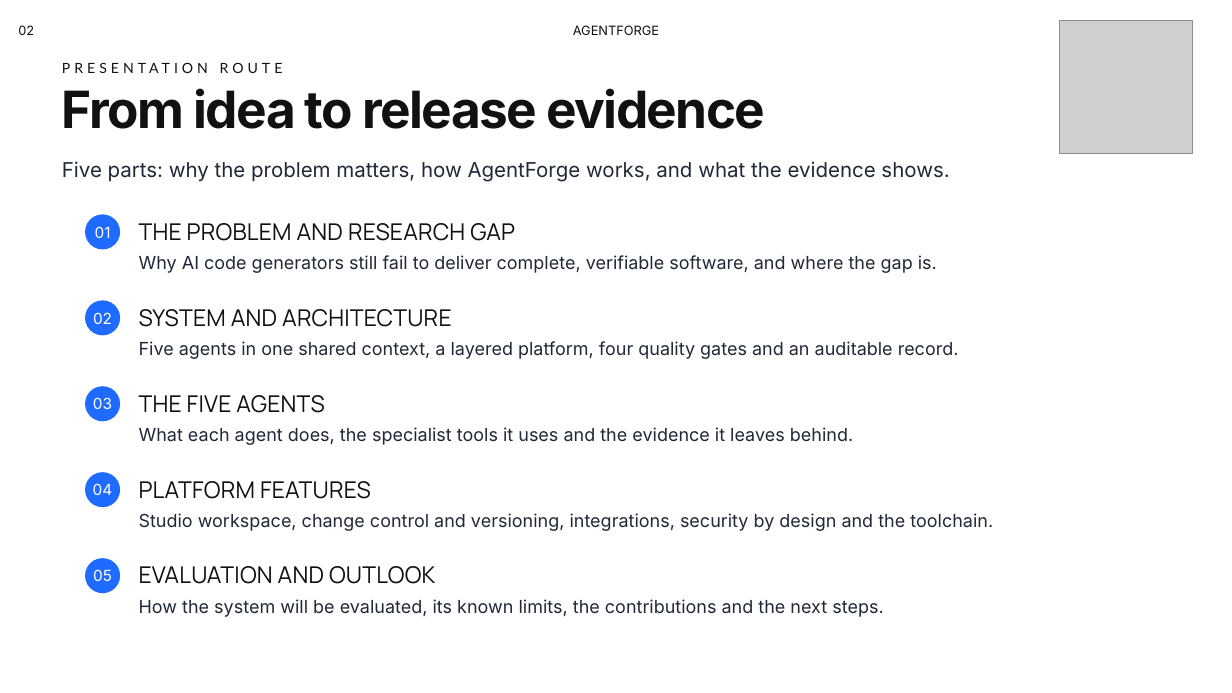
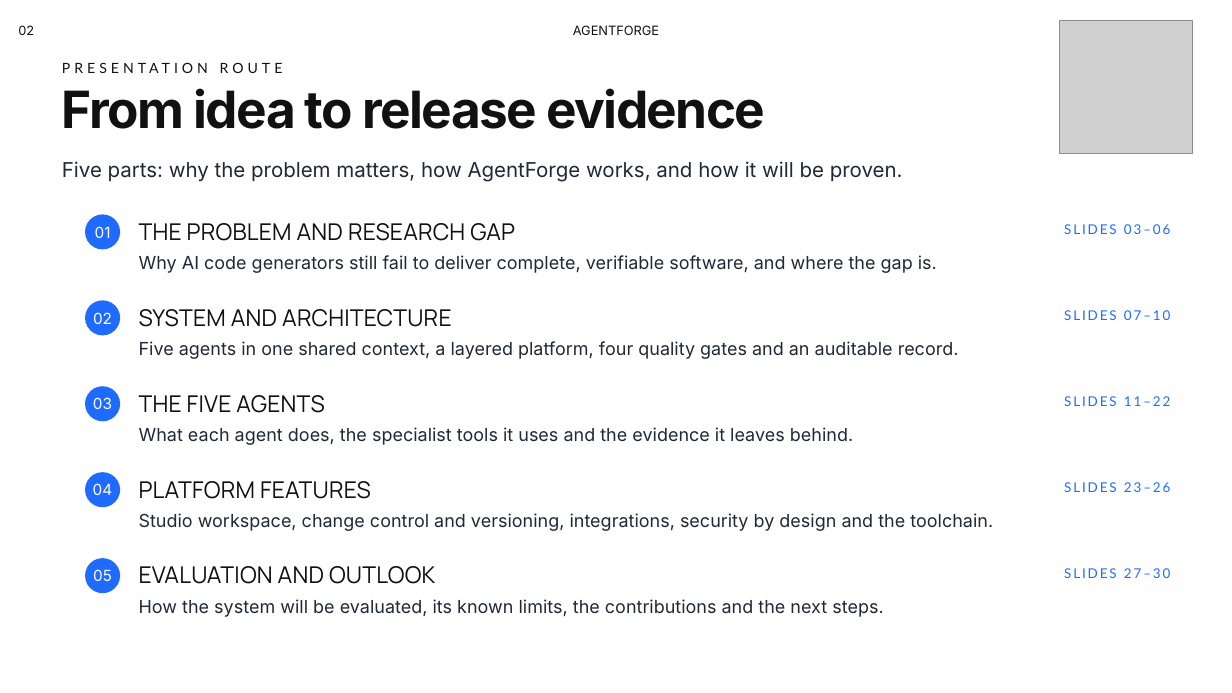
Before and after one commit to Ravindu200232/agentforge-studio, a slide deck: slide 2 of docs/presentation/AgentForge-PP2.pptx. Drawn at 1232x693 pixels with LibreOffice and Linux fonts; fonts in the diff are those of the drawing; grey boxes stand for pictures; background and template pictures are left out. Boxes give left, top, right and bottom in pixels: in the first picture for what was removed or moved away, otherwise in the second. Text is boxed around its words. In the diff, an @@ line names an element or a change of style, - is before the commit and + after.

```diff
--- a/docs/presentation/AgentForge-PP2.pptx
+++ b/docs/presentation/AgentForge-PP2.pptx
@@ text at (62,161,903,182): text changed @@
-Five parts: why the problem matters, how AgentForge works, and what the evidence shows.
+Five parts: why the problem matters, how AgentForge works, and how it will be proven.
@@ text added at (1064,224,1171,234), 10.5 pt, text #1F6BFF @@
+SLIDES 03–06
@@ text added at (1064,310,1171,320), 10.5 pt, text #1F6BFF @@
+SLIDES 07–10
@@ text added at (1064,396,1171,406), 10.5 pt, text #1F6BFF @@
+SLIDES 11–22
@@ text added at (1064,482,1171,492), 10.5 pt, text #1F6BFF @@
+SLIDES 23–26
@@ text added at (1064,568,1171,578), 10.5 pt, text #1F6BFF @@
+SLIDES 27–30
```
Also in this commit, not shown: 17 other slides changed.
